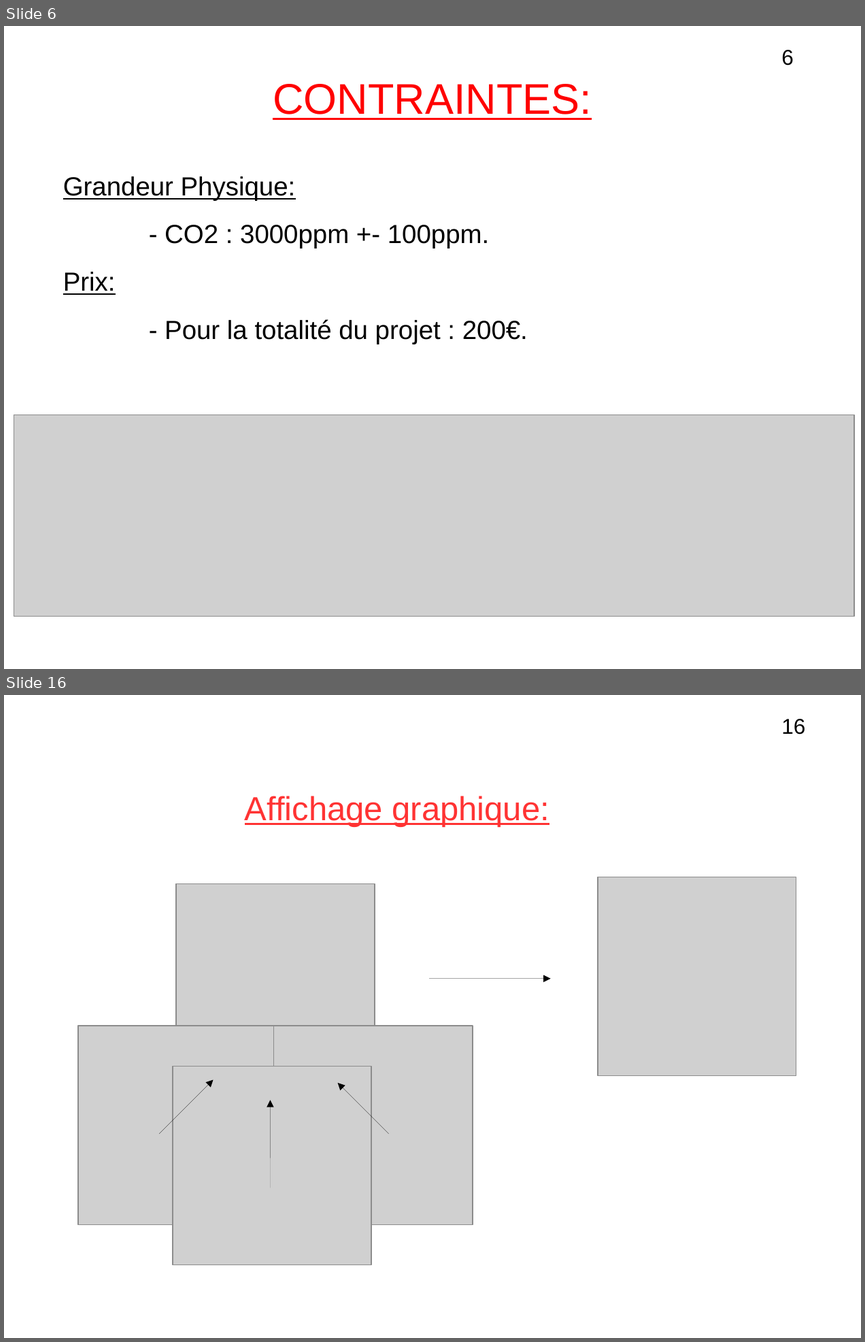
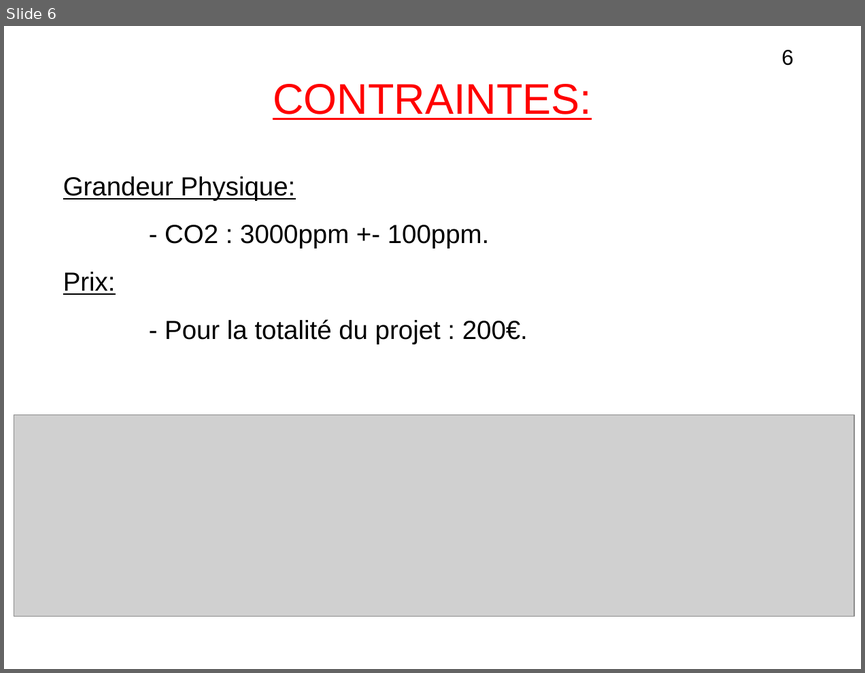
Before and after one commit to lesliesam96/Projet-STI2D, a slide deck: hugo/diapo_R3.odp. Shown one above the other, each under a label of ours: slides 6 and 16 before the commit, slide 6 after it; the slides between them are not shown. The pictures are 865x1342 and 865x673 pixels, drawn with LibreOffice and Linux fonts; fonts in the diff are those of the drawing; grey boxes stand for pictures. Boxes give left, top, right and bottom in pixels: in the first picture for what was removed or moved away, otherwise in the second. Text is boxed around its words. In the diff, an @@ line names an element or a change of style, - is before the commit and + after.

```diff
--- a/hugo/diapo_R3.odp
+++ b/hugo/diapo_R3.odp
@@ slide 16 removed at bbox=[4, 695, 861, 1338], background #FFFFFF @@
@@ text removed at bbox=[781, 719, 805, 734] @@
-16
@@ text removed at bbox=[245, 796, 549, 827] @@
-Affichage graphique:
@@ picture removed at bbox=[598, 877, 796, 1075] @@
@@ picture removed at bbox=[176, 883, 375, 1083] @@
@@ arrow removed from (429, 979) to (551, 979) @@
@@ picture removed at bbox=[79, 1025, 277, 1225] @@
@@ picture removed at bbox=[274, 1025, 473, 1225] @@
@@ arrow removed from (159, 1134) to (213, 1080) @@
@@ picture removed at bbox=[173, 1066, 372, 1265] @@
@@ arrow removed from (271, 1187) to (271, 1100) @@
@@ arrow removed from (389, 1134) to (337, 1083) @@
```
Also in this commit, not shown: 11 slides changed, 3 slides added, 1 other slide removed.
